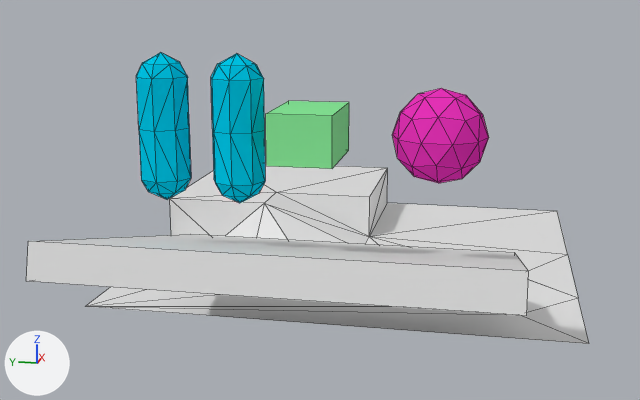
The Blender file testact/field.blend as it was, and as the next commit left it.
Before and after are seen from a 50 mm camera at (-9.2, -2.0, 3.36) aimed at (-0.02, -0.17, 1.06). Every picture has the same lights, and +X, +Y and +Z are marked at lower left. Mesh edges are drawn as thin lines.

In view in the first picture: 'ICO球', 'cuboid', '円柱', '円柱.001', '平面', '立方体'.
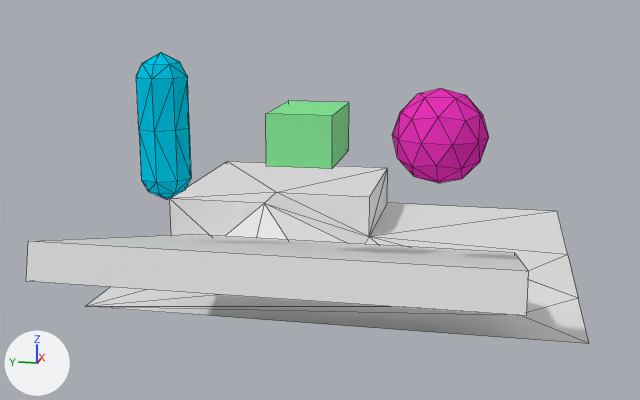
Where the newer file only moved an object's origin or applied its transform, the numbers keep the older frame.

What changed in the scene script:
```text
Remove ob_円柱_001:
    ob_円柱_001 = bpy.data.objects.new('円柱.001', me_円柱_001)
    ob_円柱_001.location = (-2.306, 0.054, 2.188)
    _m = ob_円柱_001.modifiers.new('ミラー', 'MIRROR')
    _m.use_axis = (False, False, True)
```

Pixel boxes [x1, y1, x2, y2] of what changed, in the pictures (640 x 400 px):
'円柱.001', deleted (cyan): before [211, 53, 265, 203]
